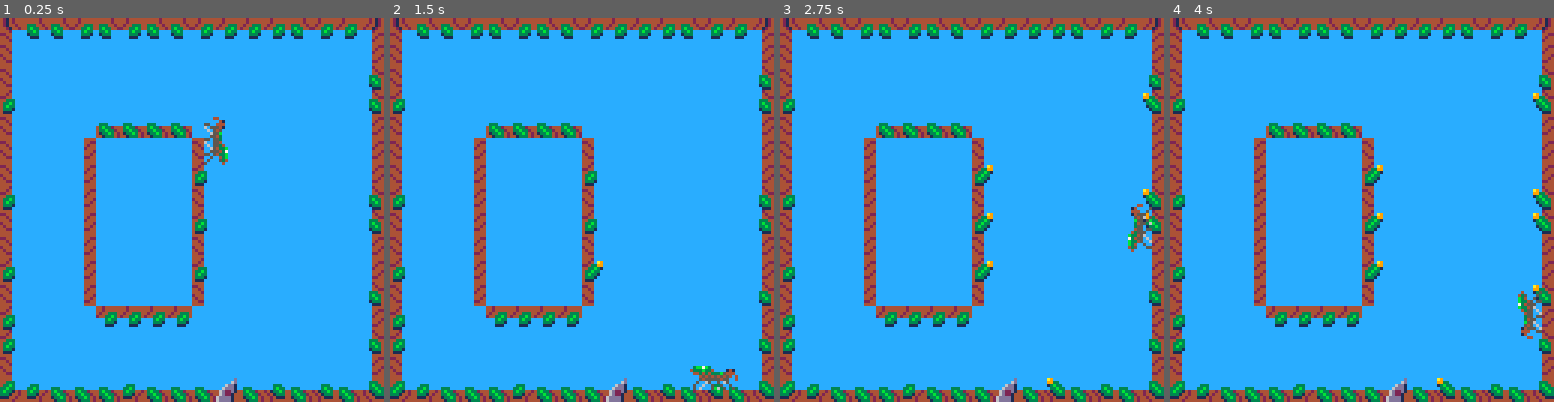
Above: before the commit, frames 1-4 (left to right).
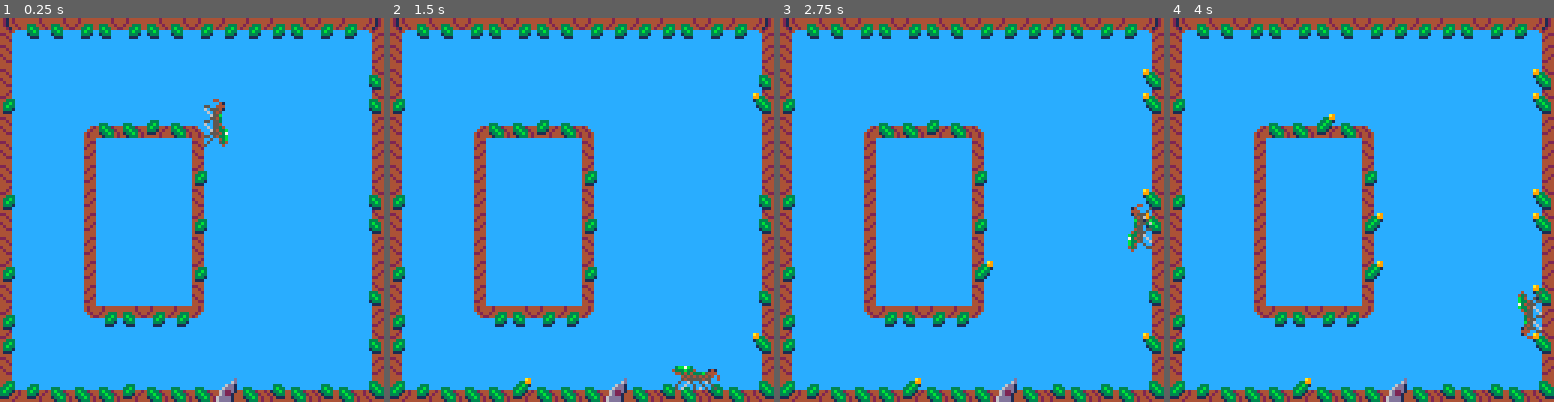
Above: after the commit, the same moments.

Repository: Naz713/pico-spider
Game: PICO-8 cartridge jmp_spdr.p8
Two runs of this game, one before a commit and one after it. Both use one fixed random seed, a clock stepped at 60 frames per second and the inputs below.
Inputs:
- Up to frame 1 (0.25 s): no input
- Up to frame 2 (1.5 s): tap X (X key) at 0.33, 1.07 s; tap O (Z key) at 0.7 s
- Up to frame 3 (2.75 s): hold Right 1.6-2.1 s; tap O (Z key) at 1.7, 2.1, 2.5 s; tap X (X key) at 1.85 s; hold Up 2.15-2.42 s; hold Right from 2.47 s (still down)
- Up to frame 4 (4 s): tap O (Z key) at 2.9, 3.3, 3.7 s; tap X (X key) at 2.97 s; release Right at 3.03 s; hold Left 3.08-3.58 s; hold Down 3.63-3.97 s

The runs differ from the first frame. In frame 1, 1.3% of the frame differs, in the area x 3-97%, y 3-81%; in frame 2, 1.5%, in the area x 3-98%, y 3-98%; in frame 3, 1.0%; in frame 4, 1.0%.

Commit message:
New corner map sprites flaged 0

Diff:
--- a/jmp_spdr.p8
+++ b/jmp_spdr.p8
@@ -81,14 +81,14 @@
 00033990000000000993300000033344000044220a904244443330002244000044240a9042142444444241244444424444244444000000000000000000000000
 0033b31000000000013b33000003b3340000424409933422433b3000442400002243399042144244442441244333442442443334000000000000000000000000
 033b3300033300000033b33000033b3300002444013b334433b33000444200004433b310442144244244124443b3344224433b34000000000000000000000000
-43b3314243b3324424133b34424133b3000044420033b3343b33142424440000433b33004442000000002444033b30000003b330000000000000000000000000
-43331424433b332442413334424413330000442400133b34333144244244000043b3310022440000000044220133300000033310000000000000000000000000
-411142444133b3424424111444244111000022440001333411144244442200004333100044240000000042440011100000011100000000000000000000000000
-44444244441333424424444444424444000044440000111444442444444400004111000044420000000024440000000000000000000000000000000000000000
-00000000000000000000000000000000000000000000244400000000000000004442000000000000000000000000000000000000000000000000000000000000
-00000000000000000000000000000000000000000000424400000000000000004424000000000000000000000000000000000000000000000000000000000000
-00333000000000000003330000000000000000000000442200000000000000002244000000000000000000000000000000000000000000000000000000000000
-033b3000000000000003b33000000000000000000003334400000000000000004433300000000000000000000000000000000000000000000000000000000000
+43b3314243b3324424133b34424133b3000044420033b3343b33142424440000433b33004442400000042444033b30000003b330000000422400000000000000
+43331424433b332442413334424413330000442400133b34333144244244000043b3310022440000000044220133300000033310000004244240000000000000
+411142444133b3424424111444244111000022440001333411144244442200004333100044240000000042440011100000011100000042444424000000000000
+44444244441333424424444444424444000044440000111444442444444400004111000044420000000024440000000000000000000042444424000000000000
+00000000000000000000000000000000000000000000244400000000000000004442000000000000000000000000000000000000000042444424000000000000
+00000000000000000000000000000000000000000000424400000000000000004424000000000000000000000000000000000000000042444424000000000000
+00333000000000000003330000000000000000000000442200000000000000002244000000000000000000000000000000000000000004244240000000000000
+033b3000000000000003b33000000000000000000003334400000000000000004433300000000000000000000000000000000000000000422400000000000000
 43b334420000000024133b3400000000000000000003b3340000000000000000433b300000000000000000000000000000000000000000000000000000000000
 433314240000000042413334000000000000000000033b34000000000000000043b3300000000000000000000000000000000000000000000000000000000000
 41114244000000004424111400000000000000000001333400000000000000004333100000000000000000000000000000000000000000000000000000000000
@@ -102,14 +102,14 @@
 6dddd144000000000000000000000000000000000000000000000000000000000000000000000000000000000000000000000000000000000000000000000000
 6dddd144000000000000000000000000000000000000000000000000000000000000000000000000000000000000000000000000000000000000000000000000
 __gff__
-0100010000000000000000000000000000000000000000000000000000000000000000000000000000000000000000000000000000000000000000000000000000000000000000000000000000000000000000000000000000000000000000000000000000000000000000000000000000000000000000000000000000000000
-8202821210900604840c18080800000042004200005000004400000000000000220000000000000000000000000000000000000000000000000000000000000000000000000000000000000000000000000000000000000000000000000000000000000000000000000000000000000000000000000000000000000000000000
+0000000000000000000000000000000000000000000000000000000000000000000000000000000000000000000000000000000000000000000000000000000000000000000000000000000000000000000000000000000000000000000000000000000000000000000000000000000000000000000000000000000000000000
+8202821210900604840c18080813071842004200005000004400000000190d00220000000000000000000000000000000000000000000000000000000000000000000000000000000000000000000000000000000000000000000000000000000000000000000000000000000000000000000000000000000000000000000000
 __map__
 898b8b8c8b8c8b8b8c8c8c8c8b8c8c8a00000000000000000000000000000000000000000000000000000000000000000000000000000000000000000000000000000000000000000000000000000000000000000000000000000000000000000000000000000000000000000000000000000000000000000000000000000000
 8700000000000000000000000000008400000000000000000000000000000000000000000000000000000000000000000000000000000000000000000000000000000000000000000000000000000000000000000000000000000000000000000000000000000000000000000000000000000000000000000000000000000000
 8700000000000000000000000000009500000000000000000000000000000000000000000000000000000000000000000000000000000000000000000000000000000000000000000000000000000000000000000000000000000000000000000000000000000000000000000000000000000000000000000000000000000000
 9800000000000000000000000000009500000000000000000000000000000000000000000000000000000000000000000000000000000000000000000000000000000000000000000000000000000000000000000000000000000000000000000000000000000000000000000000000000000000000000000000000000000000
-8700000081818181000000000000008400000000000000000000000000000000000000000000000000000000000000000000000000000000000000000000000000000000000000000000000000000000000000000000000000000000000000000000000000000000000000000000000000000000000000000000000000000000
+8700008d818190818e0000000000008400000000000000000000000000000000000000000000000000000000000000000000000000000000000000000000000000000000000000000000000000000000000000000000000000000000000000000000000000000000000000000000000000000000000000000000000000000000
 8700008400000000870000000000008400000000000000000000000000000000000000000000000000000000000000000000000000000000000000000000000000000000000000000000000000000000000000000000000000000000000000000000000000000000000000000000000000000000000000000000000000000000
 8700008400000000980000000000008400000000000000000000000000000000000000000000000000000000000000000000000000000000000000000000000000000000000000000000000000000000000000000000000000000000000000000000000000000000000000000000000000000000000000000000000000000000
 9800008400000000870000000000009500000000000000000000000000000000000000000000000000000000000000000000000000000000000000000000000000000000000000000000000000000000000000000000000000000000000000000000000000000000000000000000000000000000000000000000000000000000
@@ -117,7 +117,7 @@
 8700008400000000870000000000008400000000000000000000000000000000000000000000000000000000000000000000000000000000000000000000000000000000000000000000000000000000000000000000000000000000000000000000000000000000000000000000000000000000000000000000000000000000
 9800008400000000980000000000008400000000000000000000000000000000000000000000000000000000000000000000000000000000000000000000000000000000000000000000000000000000000000000000000000000000000000000000000000000000000000000000000000000000000000000000000000000000
 8700008400000000870000000000009500000000000000000000000000000000000000000000000000000000000000000000000000000000000000000000000000000000000000000000000000000000000000000000000000000000000000000000000000000000000000000000000000000000000000000000000000000000
-980000008c8c8c8c000000000000008400000000000000000000000000000000000000000000000000000000000000000000000000000000000000000000000000000000000000000000000000000000000000000000000000000000000000000000000000000000000000000000000000000000000000000000000000000000
+9800009d8c8b8c8c9e0000000000008400000000000000000000000000000000000000000000000000000000000000000000000000000000000000000000000000000000000000000000000000000000000000000000000000000000000000000000000000000000000000000000000000000000000000000000000000000000
 9800000000000000000000000000009500000000000000000000000000000000000000000000000000000000000000000000000000000000000000000000000000000000000000000000000000000000000000000000000000000000000000000000000000000000000000000000000000000000000000000000000000000000
 8700000000000000000000000000008400000000000000000000000000000000000000000000000000000000000000000000000000000000000000000000000000000000000000000000000000000000000000000000000000000000000000000000000000000000000000000000000000000000000000000000000000000000
 869081818190818181a081928192818300000000000000000000000000000000000000000000000000000000000000000000000000000000000000000000000000000000000000000000000000000000000000000000000000000000000000000000000000000000000000000000000000000000000000000000000000000000
--- a/spider.lua
+++ b/spider.lua
@@ -233,14 +233,16 @@
   if (s.ornt%2)==1 then
     --decide the sprite based on the position
     sprite=(flr(s.xpos)%2)*2
-    spr(sprite,s.xpos,s.ypos,2,1,
+    spr(sprite,s.xpos,s.ypos,
+        2,1,
         (s.ornt<0), (abs(s.ornt)>2))
 
   -- vertical orientation (even)
   else
     --decide the sprite based on the position
-    sprite=(flr(s.ypos)%2)*2
-    spr(sprite+16,s.xpos,s.ypos,1,2,
+    sprite=16+(flr(s.ypos)%2)*2
+    spr(sprite,s.xpos,s.ypos,
+        1,2,
         (abs(s.ornt)>2), (s.ornt<0))
   end
 end
